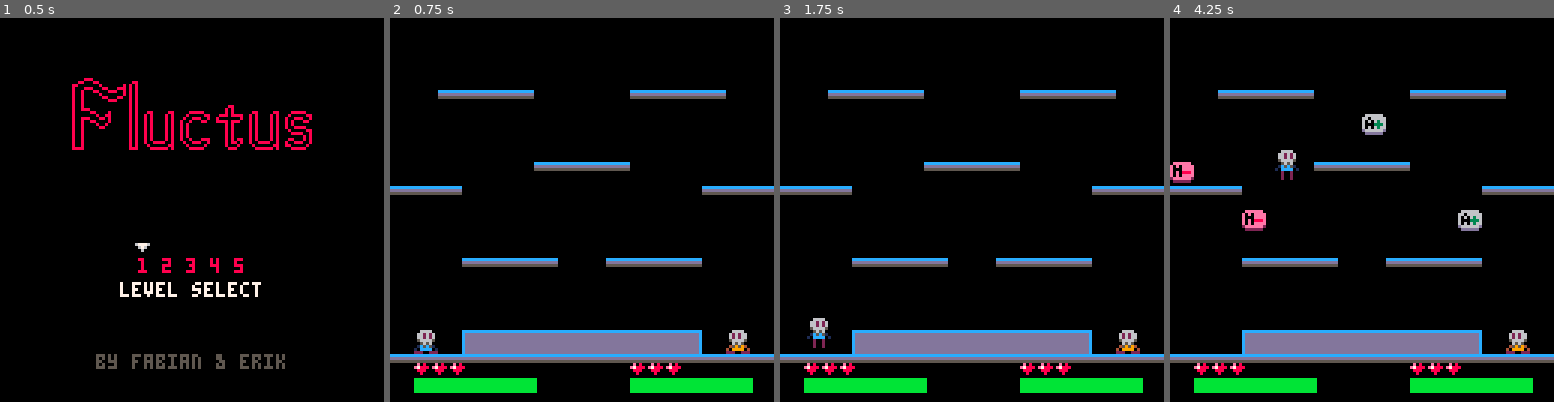
Above: before the commit, frames 1-4 (left to right).
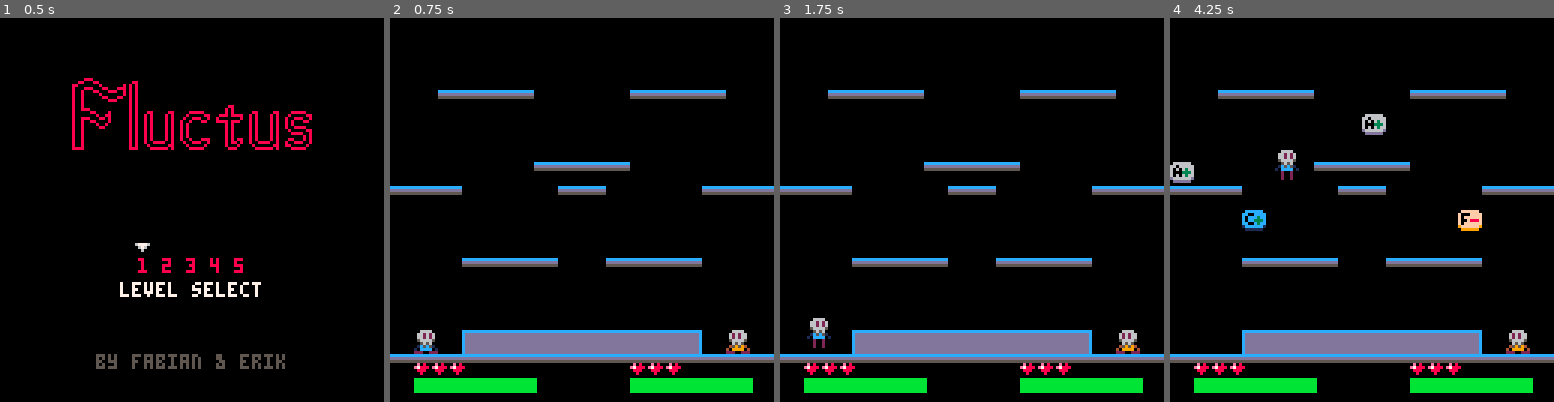
Above: after the commit, the same moments.

Repository: eriksvedang/fluctus
Game: PICO-8 cartridge fluctus.p8
Two runs of this game, one before a commit and one after it. Both use one fixed random seed, a clock stepped at 60 frames per second and the inputs below.
Inputs:
- Up to frame 1 (0.5 s): tap X (X key) at 0.33 s
- Up to frame 2 (0.75 s): tap O (Z key) at 0.7 s
- Up to frame 3 (1.75 s): tap X (X key) at 1.07 s; hold Right from 1.6 s (still down); tap O (Z key) at 1.7 s
- Up to frame 4 (4.25 s): tap X (X key) at 1.85, 2.97, 4.08 s; release Right at 2.1 s; tap O (Z key) every 0.4 s from 2.1 to 4.1 s; hold Right 2.47-3.03 s; hold Left 3.08-3.58 s; hold Right from 4.02 s (still down)

Frame 1 is identical in both runs. In frame 2, 0.3% of the frame differs, in the area x 43-57%, y 43-47%; in frame 3, 0.3%; in frame 4, 1.2%, in the area x 0-82%, y 37-56%.

Commit message:
Changed code to P8 standards, added phase powerup, slighly tweaked beam

Diff:
--- a/fluctus.p8
+++ b/fluctus.p8
@@ -100,33 +100,34 @@
 
 c_max_charge=70
 function create_gun()
-   return {
-      -- on/off
-      shoot = true,
-      -- main wave
-      amp = 30,
-      freq = 0.5,
-      mod = 0,
-      -- second order wave
-      miniamp = 3,
-      minifreq = 0.75,
-      minimod = 2,
-      -- start position
-      x = 0,
-      y = 64,
-      -- where will the gun shoot
-      dir = 1,
-      length = 30,
-      spacing = 4,
-      speed = 1, -- max 1
-      -- charging
-      charge = c_max_charge,
-      max_charge = c_max_charge,
-      -- internal
-      i = 1,
-      t = 1,
-      bullets = {},
-   }
+ return {
+  -- on/off
+  shoot = true,
+  -- main wave
+  amp = 30,
+  freq = 0.5,
+  phase = 0.25,
+  mod = 0,
+  -- second order wave
+  miniamp = 3,
+  minifreq = 0.75,
+  minimod = 2,
+  -- start position
+  x = 0,
+  y = 64,
+  -- where will the gun shoot
+  dir = 1,
+  length = 30,
+  spacing = 4,
+  speed = 1, -- max 1
+  -- charging
+  charge = c_max_charge,
+  max_charge = c_max_charge,
+  -- internal
+  i = 1,
+  t = 1,
+  bullets = {},
+ }
 end
 
 function create_environment()
@@ -348,12 +349,14 @@
 c_powerup_f_plus=2
 c_powerup_f_minus=3
 c_powerup_m_plus=4
-c_powerup_m_minus=5
+c_powerup_m_off=5
 c_powerup_c_plus=6
+c_powerup_p_plus=7
+c_powerup_p_minus=8
 c_powerup_sprs=
- {07,23,08,24,09,25,10}
+ {07,23,08,24,09,25,10,11,27}
 function create_powerup(x,y)
- p=flr(rnd(7))
+ p=flr(rnd(#c_powerup_sprs))
  return {
   x=x,
   y=y,
@@ -420,30 +423,30 @@
 end
 
 function shoot(player)
-   if player.dir == c_rgt then
-      xoffs = 6
-   else
-      xoffs = 2
-   end
-
-   gun = player.gun
-   if gun.charge > 0.0 then
-      gun.charge -= 1
-      gun.shooting = true
-   else
-      gun.shooting = false
-   end
-end
-
-function create_bullet(gun, x, y)
-   b = {
-      x = x,
-      y = y,
-      col = 8,
-      hit = false
-   }
-   add(gun.bullets, b)
-   return b
+ if player.dir==c_rgt then
+  xoffs=6
+ else
+  xoffs=2
+ end
+
+ gun = player.gun
+ if gun.charge > 0.0 then
+  gun.charge-=1
+  gun.shooting=true
+ else
+  gun.shooting=false
+ end
+end
+
+function create_bullet(gun,x,y)
+ b = {
+  x = x,
+  y = y,
+  col = 8,
+  hit = false
+ }
+ add(gun.bullets,b)
+ return b
 end
 
 function physics(player)
@@ -497,33 +500,36 @@
  ceiling_collisions(player)
 end
 
-function bullet_collisions(player)
-   p = ((player.no + 1) % 2) + 1
-
-   for bullet in all(players[p].gun.bullets)
-   do
-      if rect_intersect(
-         player.x,
-         player.x+7,
-         player.y,
-         player.y+7,
-         bullet.x,
-         bullet.x,
-         bullet.y,
-         bullet.y)
-      then
-         if player.invincibility < 1 then
-            sfx(c_sfx_hit)
-            take_damage(player)
-         end
-
-         bullet.hit = true
-         for i = 0, 5 do
-            create_spark(bullet.x, bullet.y)
-         end
-         return
-      end
+function
+bullet_collisions(player)
+ p = ((player.no + 1) % 2) + 1
+
+ for bullet in
+ all(players[p].gun.bullets) do
+  if rect_intersect(
+   player.x,
+   player.x+7,
+   player.y,
+   player.y+7,
+   bullet.x,
+   bullet.x,
+   bullet.y,
+   bullet.y)
+  then
+   if player.invincibility<1
+   then
+    sfx(c_sfx_hit)
+    take_damage(player)
    end
+
+   bullet.hit = true
+   for i = 0, 5 do
+    create_spark(bullet.x,
+                 bullet.y)
+   end
+   return
+  end
+ end
 end
 
 function take_damage(player)
@@ -598,36 +604,38 @@
  return {false,-1}
 end
 
-function wall_collisions(player)
-
-   for bullet in all(player.gun.bullets) do
-      for wall in all(walls) do
-         if bullet.x > wall.x and
-            bullet.x < wall.x + 8 and
-            bullet.y > wall.y and
-            bullet.y < wall.y + 8
-         then
-            bullet.hit = true
-            for i = 0, 5 do
-               create_spark(bullet.x, bullet.y)
-            end
-         end
-      end
+function
+wall_collisions(player)
+ for bullet in
+ all(player.gun.bullets) do
+  for wall in all(walls) do
+   if bullet.x > wall.x and
+      bullet.x < wall.x + 8 and
+      bullet.y > wall.y and
+      bullet.y < wall.y + 8
+   then
+    bullet.hit = true
+    for i = 0, 5 do
+     create_spark(bullet.x,
+                  bullet.y)
+    end
    end
-
-   solid = solid_right(player)
-   is_solid = solid[1]
-   new_x = solid[2]
-   if is_solid then
-      stop_walking(player,new_x)
-   end
-
-   solid = solid_left(player)
-   is_solid = solid[1]
-   new_x=solid[2]
-   if is_solid then
-      stop_walking(player,new_x)
-   end
+  end
+ end
+
+ solid = solid_right(player)
+ is_solid = solid[1]
+ new_x = solid[2]
+ if is_solid then
+    stop_walking(player,new_x)
+ end
+
+ solid = solid_left(player)
+ is_solid = solid[1]
+ new_x=solid[2]
+ if is_solid then
+  stop_walking(player,new_x)
+ end
 end
 
 function solid_left(player)
@@ -667,8 +675,8 @@
 function stop_walking(player,
                       new_x)
  player.is_walking=false
-  player.dx=0
-  player.x=new_x
+ player.dx=0
+ player.x=new_x
 end
 
 function
@@ -722,7 +730,8 @@
 end
 
 function recharge_gun(player)
- if not player.gun.shooting then
+ if not player.gun.shooting
+ then
   player.gun.charge=
    min(player.gun.charge+
       (player.gun.max_charge/
@@ -732,58 +741,73 @@
 end
 
 function update_gun(g)
-   if g.shooting and g.charge > 1 then
-      if stat(16)~=c_sfx_shoot
-      then
-       sfx(c_sfx_shoot,0)
-      end
-      if g.i <= g.length then
-         g.i += g.speed
-         if g.i > #g.bullets then
-            newbullet = create_bullet(g, g.x + g.i * g.spacing, g.y)
-         end
-      end
-   else
-      for bullet in all(g.bullets) do
-         del(g.bullets, bullet)
-         g.i = 1
-      end
-      return
+ if g.shooting
+ and g.charge>1 then
+  if stat(16)~=c_sfx_shoot
+  then
+   sfx(c_sfx_shoot,0)
+  end
+  if g.i<=g.length then
+   g.i+=g.speed
+   if g.i>#g.bullets then
+    newbullet=
+     create_bullet(
+      g,g.x+g.i*g.spacing,g.y)
    end
-
-   g.t += 0.033
-
-   hit = false
-   i = 1
-   yscale = 0 -- to keep shots close to the gun at similar y
-
-   for b in all(g.bullets) do
-      if yscale < 1 then
-         yscale += 0.1
-      end
-
-      yoffset =
-         (sin(g.t * g.mod + (i/30) * g.freq + 0.25) * g.amp +
-          sin(g.t * g.minimod + (i/30) * g.minifreq) * g.miniamp)
-         * yscale
-
-      b.x = 4 + g.dir*2 + g.x + g.dir * i * g.spacing
-      b.y = 6 + g.y + yoffset
-
-      if b.hit then
-         g.i = i - 4
-         if g.i < 1 then
-            g.i = 1
-         end
-         hit = true
-      end
-
-      if hit then
-         del(g.bullets, b)
-      end
-
-      i += 1
+  end
+ else
+  for bullet in all(g.bullets)
+  do
+   del(g.bullets, bullet)
+   g.i = 1
+  end
+  return
+ end
+
+ g.t+=0.033
+
+ hit=false
+ i=1
+ -- to keep shots close to
+ -- the gun at similar y
+ yscale=0
+
+ for b in all(g.bullets) do
+  if yscale<1 then
+   yscale+=0.1
+  end
+
+  yoffset=
+   (sin(
+     g.t*g.mod +
+     (i/20)*g.freq +
+     g.phase)
+    * g.amp
+   +
+    sin(
+     g.t*g.minimod +
+     (i/30)*g.minifreq)
+    * g.miniamp)
+   * yscale
+
+  b.x=4 + g.dir*2 +
+      g.x + g.dir*i*g.spacing
+  b.y=6 + g.y + yoffset
+
+  if b.hit then
+   g.i=i-4
+   if g.i<1 then
+    g.i=1
    end
+   hit=true
+  end
+
+  if hit then
+   del(g.bullets,b)
+  end
+
+  i+=1
+ end
 end
 
 function
@@ -824,28 +848,36 @@
 function get_powerup(gun,p)
  if
  p.type==c_powerup_a_plus then
-  gun.amp+=15
+  gun.amp=
+   min(gun.amp+10,90)
  elseif
  p.type==c_powerup_a_minus then
   gun.amp=
-   max(gun.amp-15,1)
+   max(gun.amp-10,1)
  elseif
  p.type==c_powerup_f_plus then
-  gun.freq+=0.3
+  gun.freq=
+   min(gun.freq+0.2,2.0)
  elseif
  p.type==c_powerup_f_minus then
   gun.freq=
-   max(gun.freq-0.3,0.1)
+   max(gun.freq-0.2,0.2)
  elseif
  p.type==c_powerup_m_plus then
-  gun.mod+=0.05
+  gun.mod=
+   min(gun.mod+0.025,0.2)
  elseif
- p.type==c_powerup_m_minus then
-  gun.mod=
-   max(gun.mod-0.05,0)
+ p.type==c_powerup_m_off then
+  gun.mod=0
  elseif
  p.type==c_powerup_c_plus then
   gun.max_charge+=30
+ elseif
+ p.type==c_powerup_p_plus then
+  gun.phase+=0.25
+ elseif
+ p.type==c_powerup_p_minus then
+  gun.phase-=0.25
  end
 end
 
@@ -977,8 +1009,8 @@
 end
 
 function draw_sparks()
-   color(flr(rnd(16)))
-   foreach(sparks, drawspark)
+ color(flr(rnd(16)))
+ foreach(sparks, draw_spark)
 end
 
 function draw_charges()
@@ -1051,9 +1083,9 @@
 end
 
 function draw_gun(g)
-   for b in all(g.bullets) do
-      draw_bullet(b)
-   end
+ for b in all(g.bullets) do
+  draw_bullet(b)
+ end
 end
 
 function draw_bullet(bullet)
@@ -1065,7 +1097,7 @@
 
 -- drawing utils
 function point(x, y)
-   rect(x, y, x + 1, y + 1)
+ rect(x, y, x + 1, y + 1)
 end
 
 
@@ -1073,24 +1105,23 @@
 sparks = {}
 
 function create_spark(x, y)
-   rx = rnd(100) * 0.01
-   ry = rnd(100) * 0.01
-   add(sparks, {
-          x = x,
-          y = y,
-          vx = -1 + 2 * rx,
-          vy = -1 * 2 * ry,
-   })
-end
-
-function drawspark(s)
-   point(s.x, s.y)
-   s.x += s.vx
-   s.y += s.vy
-   s.vy += 0.2
-   if s.y > 120 then
-      del(sparks, s)
-   end
+ rx = rnd(100) * 0.01
+ ry = rnd(100) * 0.01
+ add(sparks,
+     {x=x,
+      y=y,
+      vx=-1+2*rx,
+      vy=-1*2*ry})
+end
+
+function draw_spark(s)
+ point(s.x, s.y)
+ s.x += s.vx
+ s.y += s.vy
+ s.vy += 0.2
+ if s.y > 120 then
+  del(sparks, s)
+ end
 end
 
 
@@ -1233,7 +1264,7 @@
 0000000000510000000051000000000000000000000000000000404040404000000000000000000000000000000000000000000000000000000000000000000051004040404040404040400000404051000000000000000000000000000000000000000000000000000000000000000000000000000000000000000000000000
 0016000000510000000051000000000000000000000000000000000000000000400000000000000000000000000000400000000000000000000000000000000051404040400000000000000000000051000000000000000000000000000000000000000000000000000000000000000000000000000000000000000000000000
 4100004040404000004040404000004100000000004100000000000000000000000000000000404040400000000000000000000000004040404000000000000051000000000000000000000000000051000000000000000000000000000000000000000000000000000000000000000000000000000000000000000000000000
-5100000000000000000000000000005100000000005100000000404000000000000000000000000000000000000000004040400000000000000000000040404051000000000000000000004040404051000000000000000000000000000000000000000000000000000000000000000000000000000000000000000000000000
+5100000000000000000000000000005100000000005100000000404000000000000000000000000000000000000000004040400000000040400000000040404051000000000000000000004040404051000000000000000000000000000000000000000000000000000000000000000000000000000000000000000000000000
 5100000000000042440000000000005100404040404000000000000000000000400000000000000000000000000000400000000000000000000000000000000051400000000000000000000000000051000000000000000000000000000000000000000000000000000000000000000000000000000000000000000000000000
 5100000040404040404040400000005100000000000000000000000000000040000042434400404040400042434400000000000000000000000000000000000051000000410000000000000000000051000000000000000000000000000000000000000000000000000000000000000000000000000000000000000000000000
 5100002000000000000000003000005100000000000000000000424400000000000040404000000000000040404000000000004040404000004040404000000051000000510000000042434343440051000000000000000000000000000000000000000000000000000000000000000000000000000000000000000000000000
Not shown, changed: 22 lines of the sprite sheet (__gfx__) section of fluctus.p8
